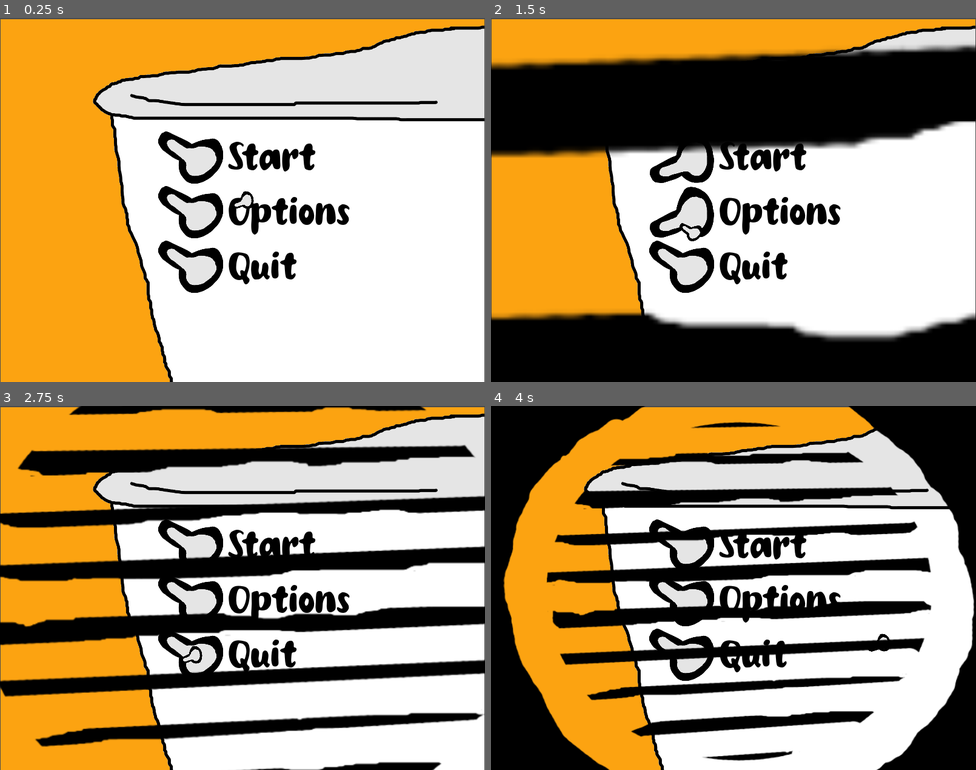
Above: before the commit, frames 1-4 (two rows, left to right).
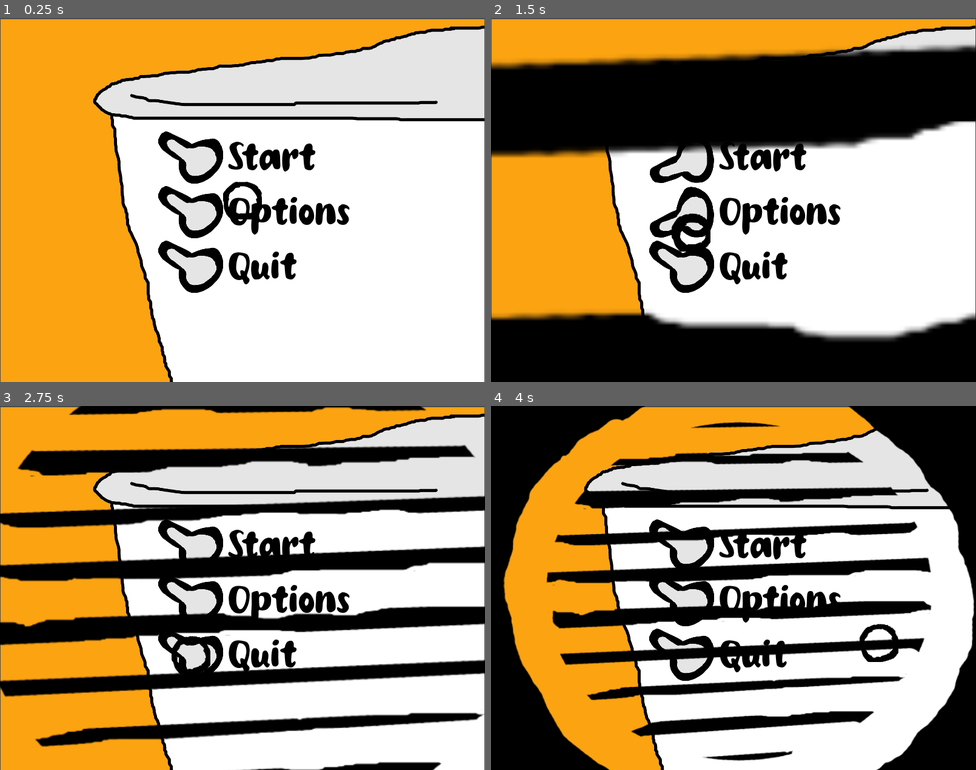
Above: after the commit, the same moments.

Repository: eliasvas/PWT
Game: Godot game, scene res://game.tscn
The game is run twice, just before and just after one commit, with the same random seed, the same clock (stepped at 60 frames per second) and the same inputs. The engine's default icon, where the game draws it, is replaced by a stand-in: a white triangle on a blue panel in a dark square.
Inputs (mouse positions are in pixels of both pictures, inside the frame that each line leads up to):
- Up to frame 1 (0.25 s): no input
- Up to frame 2 (1.5 s): tap Enter at 0.5 s; drag from (680, 156) to (782, 119) at 0.52 s; drag from (680, 210) to (709, 272) at 1.27 s
- Up to frame 3 (2.75 s): move the mouse to (189, 653) at 2.02 s; hold R from 2.03 s (still down); click (189, 653) at 2.17 s
- Up to frame 4 (4 s): release R at 2.75 s; drag from (709, 660) to (588, 533) at 2.77 s; move the mouse to (879, 642) at 3.52 s; hold R from 3.53 s (still down); click (879, 642) at 3.67 s

The runs differ from the first frame. In frame 1, 0.4% of the frame differs, in the area x 46-54%, y 45-56%; in frame 2, 0.5%, in the area x 37-46%, y 53-65%; in frame 3, 0.3%; in frame 4, 0.4%.

Commit message:
animated cursor

Diff:
--- a/custom_cursor.gd
+++ b/custom_cursor.gd
@@ -2,22 +2,26 @@
 
 @export var offsetX = 10
 @export var offsetY = 10
-@export var scaleX = 0.1
-@export var scaleY = 0.1
-var clicked_image_m
-var idle_image_m
-# Called when the node enters the scene tree for the first time.
+@export var TexScale = 1.0
+var texidle = [null, null]
+var texpress = [null, null]
+var INDEX
+
 func _ready():
 	Input.set_mouse_mode(Input.MOUSE_MODE_HIDDEN)
+	INDEX = 0;
+func load_cursor(idle_image_prefix : String, clicked_image_prefix : String, tex_scale : float = 1.0):
+	TexScale = tex_scale
+	texpress[0] = load("res://"+clicked_image_prefix + "0.png")
+	texpress[1] = load("res://"+clicked_image_prefix + "1.png")
+	texidle[0] = load("res://"+idle_image_prefix + "0.png")
+	texidle[1] = load("res://"+idle_image_prefix + "1.png")
 
-func load_cursor(idle_image : String, clicked_image : String):
-	clicked_image_m = load(clicked_image)
-	idle_image_m = load(idle_image)
-# Called every frame. 'delta' is the elapsed time since the previous frame.
 func _process(delta):
+	INDEX += delta
 	$CanvasLayer/Sprite2D.position = get_viewport().get_mouse_position()
-	$CanvasLayer/Sprite2D.scale = Vector2(scaleX, scaleY)
+	$CanvasLayer/Sprite2D.scale = Vector2(TexScale, TexScale)
 	if Input.is_mouse_button_pressed(MOUSE_BUTTON_LEFT):
-		$CanvasLayer/Sprite2D.texture = clicked_image_m
+		$CanvasLayer/Sprite2D.texture = texpress[int(INDEX * 2) % 2]
 	else:
-		$CanvasLayer/Sprite2D.texture = idle_image_m
+		$CanvasLayer/Sprite2D.texture = texidle[int(INDEX * 2) % 2]
--- a/custom_cursor.tscn
+++ b/custom_cursor.tscn
@@ -1,7 +1,7 @@
 [gd_scene load_steps=3 format=3 uid="uid://b48dy7jj10mfl"]
 
 [ext_resource type="Script" path="res://custom_cursor.gd" id="1_xcmvk"]
-[ext_resource type="Texture2D" uid="uid://dmfphuuais55u" path="res://drag_cursor.png" id="2_553sf"]
+[ext_resource type="Texture2D" uid="uid://c3isi5mgidae4" path="res://cursor_idle0.png" id="2_wdjmc"]
 
 [node name="CustomCursor" type="Node2D"]
 z_as_relative = false
@@ -11,4 +11,4 @@
 layer = 2
 
 [node name="Sprite2D" type="Sprite2D" parent="CanvasLayer"]
-texture = ExtResource("2_553sf")
+texture = ExtResource("2_wdjmc")
--- a/game.gd
+++ b/game.gd
@@ -3,7 +3,7 @@
 var curs = preload("res://drag_cursor.png")
 
 func _ready():
-	CustomCursor.load_cursor("res://pommel_down.png", "res://pommel_up.png")
+	CustomCursor.load_cursor("cursor_idle", "cursor_pressed")
 	TransitionScene.change_scene_instant('res://menu.tscn')
 
 
--- a/game.tscn
+++ b/game.tscn
@@ -1,6 +1,11 @@
-[gd_scene load_steps=2 format=3 uid="uid://danw60v14h4ub"]
+[gd_scene load_steps=3 format=3 uid="uid://danw60v14h4ub"]
 
 [ext_resource type="Script" path="res://game.gd" id="1_bx8mb"]
+[ext_resource type="Texture2D" uid="uid://db55pjwsi2exe" path="res://icon.svg" id="1_x12mo"]
 
 [node name="Game" type="Node2D"]
 script = ExtResource("1_bx8mb")
+
+[node name="Player" type="Sprite2D" parent="."]
+position = Vector2(413, 293)
+texture = ExtResource("1_x12mo")
Binary file added: cursor_idle0.png
Binary file added: cursor_idle1.png
Binary file added: cursor_pressed0.png
Binary file added: cursor_pressed1.png
